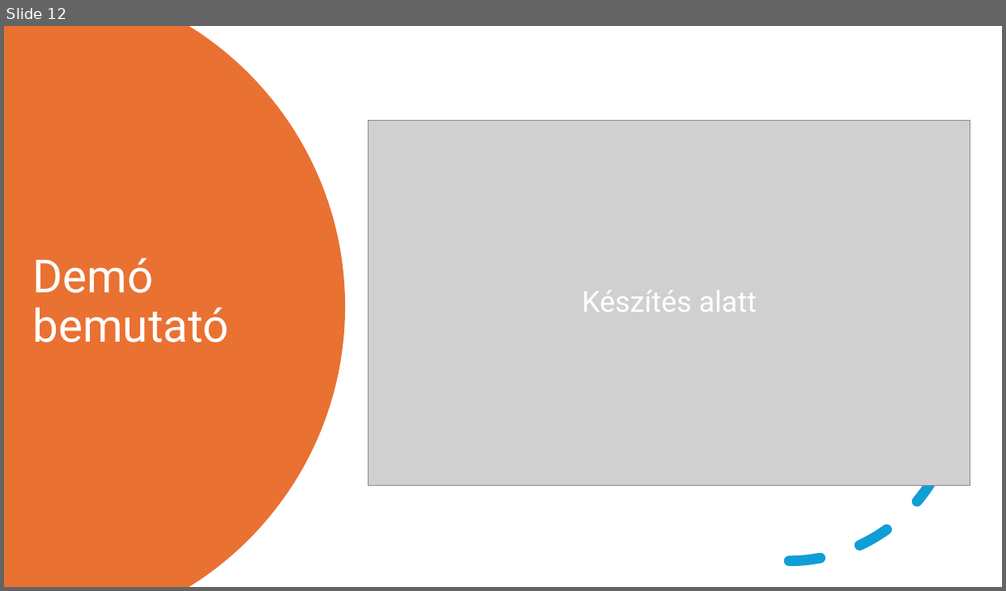
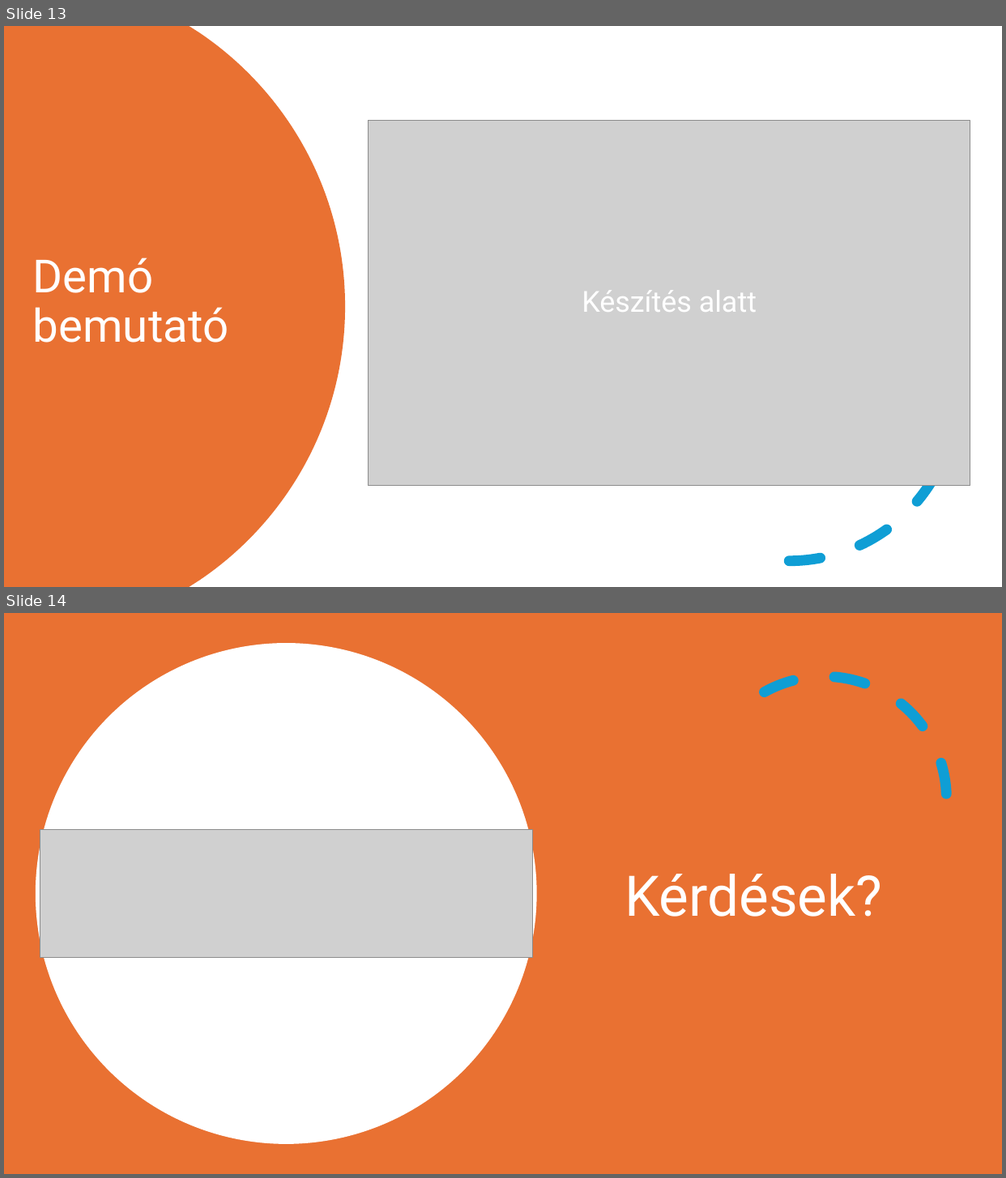
Before and after one commit to FesetoImre5/13_S1_8_vizsgaremek, a slide deck: Dokumentacio/Bemutató_FesetőImre_KapusKevinKamill.pptx. Shown one above the other, each under a label of ours: slide 12 before the commit, slides 13 and 14 after it. The pictures are 1006x591 and 1006x1178 pixels, drawn with LibreOffice and Linux fonts; fonts in the diff are those of the drawing; grey boxes stand for pictures. Boxes give left, top, right and bottom in pixels: in the first picture for what was removed or moved away, otherwise in the second. Text is boxed around its words. In the diff, an @@ line names an element or a change of style, - is before the commit and + after.

```diff
--- a/Dokumentacio/Bemutató_FesetőImre_KapusKevinKamill.pptx
+++ b/Dokumentacio/Bemutató_FesetőImre_KapusKevinKamill.pptx
@@ slide 14 added at <box>4,613,1002,1174</box>, background #FFFFFF @@
@@ rectangle added at <box>4,613,1002,1174</box>, fill #E97132 @@
@@ ellipse added at <box>36,643,537,1144</box>, fill #FFFFFF @@
@@ arc (boxed as its full ellipse) added at <box>701,677,947,922</box>, outline #0F9ED5 10 pt dashed @@
@@ picture added at <box>40,830,533,957</box> @@
@@ subtitle added at <box>624,874,882,917</box>, 54 pt, text #FFFFFF @@
+Kérdések?
@@ what was slide 12 is now slide 13 @@
```
Also in this commit, not shown: 3 slides changed, 1 other slide added, 1 other file.
